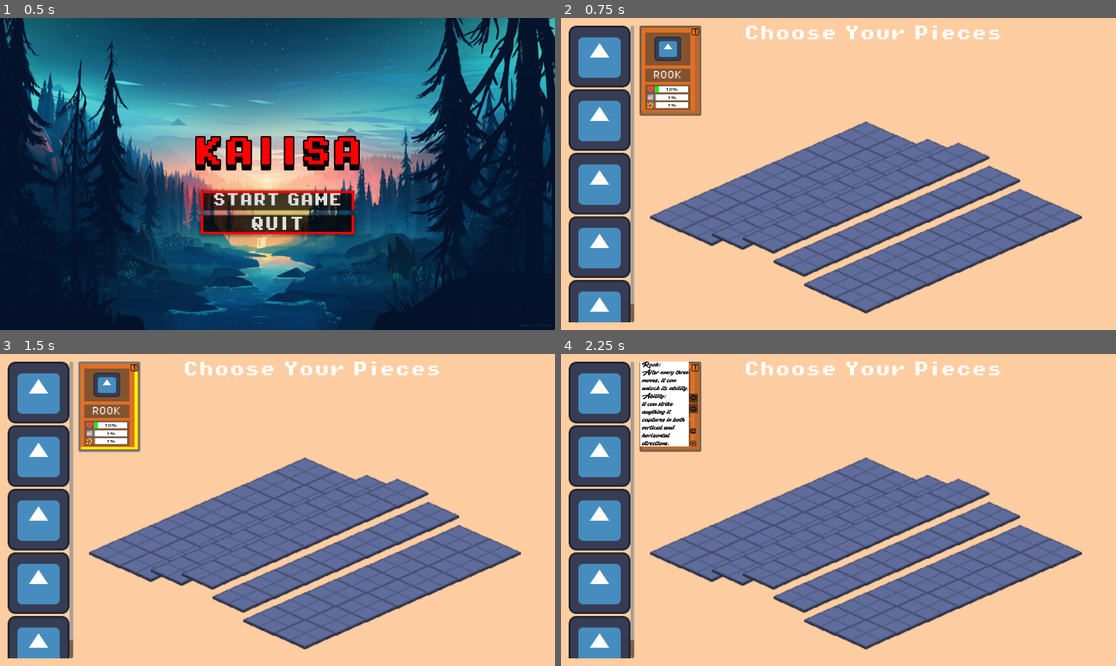
Above: before the commit, frames 1-4 (two rows, left to right).
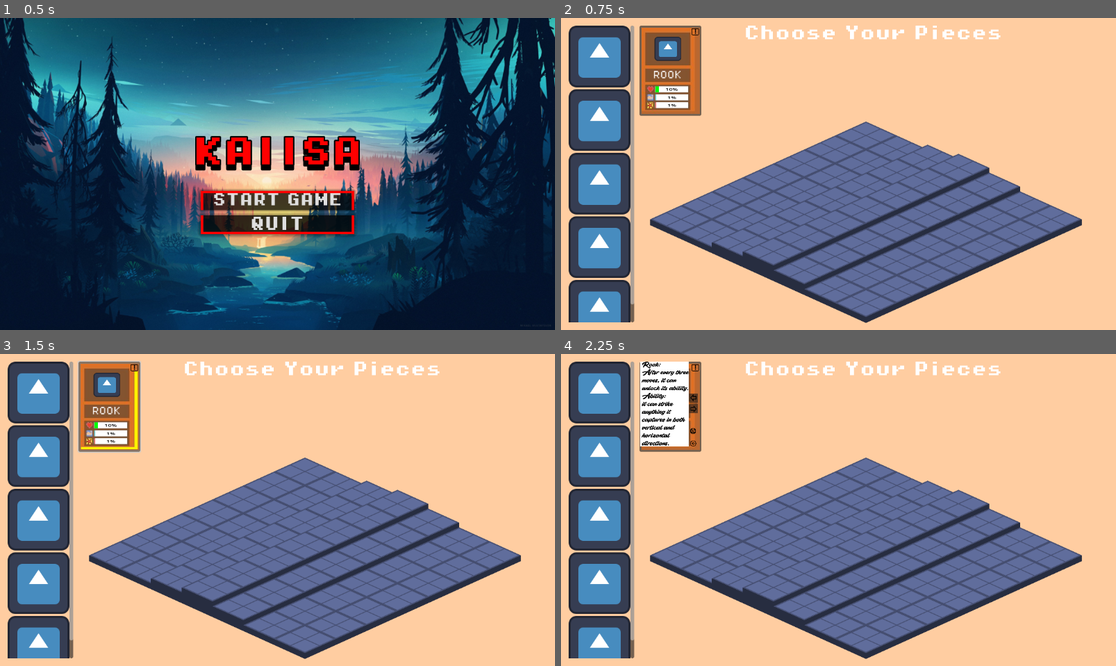
Above: after the commit, the same moments.

Repository: Caiisa-Games/caiisa
Game: Godot game, scene res://scenes/main_menu.tscn
Same seed, same stepped clock (60 frames per second), same inputs: the game is played once before the commit and once after it. The engine's default icon, where the game draws it, is replaced by a stand-in: a white triangle on a blue panel in a dark square.
Inputs (mouse positions are in pixels of both pictures, inside the frame that each line leads up to):
- Up to frame 1 (0.5 s): no input
- Up to frame 2 (0.75 s): click "START GAME" at 0.5 s
- Up to frame 3 (1.5 s): click (111, 407) at 1.25 s
- Up to frame 4 (2.25 s): click (694, 366) at 2 s

Frame 1 is identical in both runs. In frame 2, 13% of the frame differs, in the area x 16-94%, y 33-98%; in frame 3, 13%; in frame 4, 13%.

Commit message:
added board walls

Diff:
--- a/scenes/board_generator.gd
+++ b/scenes/board_generator.gd
@@ -21,8 +21,8 @@
 
 func _get_iso_pos(x: int, y: int) -> Vector2:
 	return Vector2(
-		(x - y) * 32,
-		(x + y) * 14
+		(x - y) * 64,
+		(x + y) * 29
 	)
 
 func _ready() -> void:
--- a/scenes/piece_selection.tscn
+++ b/scenes/piece_selection.tscn
@@ -94,4 +94,3 @@
 
 [node name="Board" parent="HSplitContainer/RightPanel" instance=ExtResource("3_mcp5b")]
 position = Vector2(469, 231)
-scale = Vector2(2, 2)
--- a/scenes/tile.gd
+++ b/scenes/tile.gd
@@ -3,6 +3,7 @@
 @export var grid_position: Vector2i = Vector2i.ZERO
 @export var height_level: int = 0
 
+var base_container: Node2D
 var base_sprite: Sprite2D
 var height_sprite: Sprite2D
 var height_label: Label
@@ -13,6 +14,7 @@
 var is_interactive: bool = false
 
 func init() -> void:
+	base_container = $BaseContainer
 	base_sprite = $BaseSprite
 	height_sprite = $HeightSprite
 	height_label = $HeightLabel
@@ -23,6 +25,20 @@
 func set_height(level: int) -> void:
 	"""0-3"""
 	height_level = level
+	for child in base_container.get_children():
+		child.queue_free()
+
+	for i in range(level):
+		var edge = Sprite2D.new()
+		edge.texture = base_sprite.texture
+
+		print(i)
+		edge.position.y = 8 -(i*8) # adjust 8 to match your sprite height
+		edge.position.x = 0
+		edge.scale.x = 0.5
+		edge.scale.y = 0.5
+		base_container.add_child(edge)
+
 	_update_visuals()
 
 
--- a/scenes/tile.tscn
+++ b/scenes/tile.tscn
@@ -1,17 +1,23 @@
-[gd_scene load_steps=3 format=3 uid="uid://5aapoewew0nq"]
+[gd_scene load_steps=4 format=3 uid="uid://5aapoewew0nq"]
 
 [ext_resource type="Script" uid="uid://3onjfc1bkjh4" path="res://scenes/tile.gd" id="1_ywnoi"]
 [ext_resource type="Texture2D" uid="uid://dkj2jp6eh0cns" path="res://assets/isometric.png" id="2_ywnoi"]
+[ext_resource type="Texture2D" uid="uid://btkjv5pg2urpj" path="res://assets/base.png" id="3_jy7pm"]
 
 [node name="Tile" type="Node2D"]
 script = ExtResource("1_ywnoi")
 
+[node name="BaseSprite" type="Sprite2D" parent="."]
+position = Vector2(0, 14)
+scale = Vector2(0.5, 0.5)
+texture = ExtResource("3_jy7pm")
+
 [node name="HeightSprite" type="Sprite2D" parent="."]
+scale = Vector2(0.5, 0.5)
 texture = ExtResource("2_ywnoi")
 
-[node name="BaseSprite" type="Sprite2D" parent="."]
-visible = false
-texture = ExtResource("2_ywnoi")
+[node name="BaseContainer" type="Node2D" parent="."]
+position = Vector2(0, -4)
 
 [node name="Occupant" type="Node2D" parent="."]
 
Binary file added: assets/base.png
Not shown, added: assets/base.png.import
Binary file changed: assets/isometric.png
